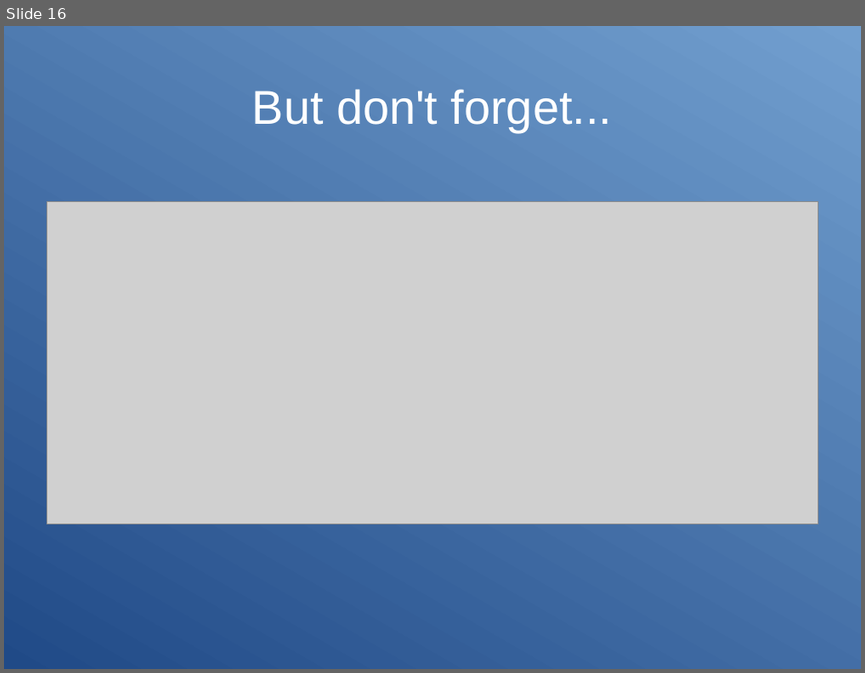
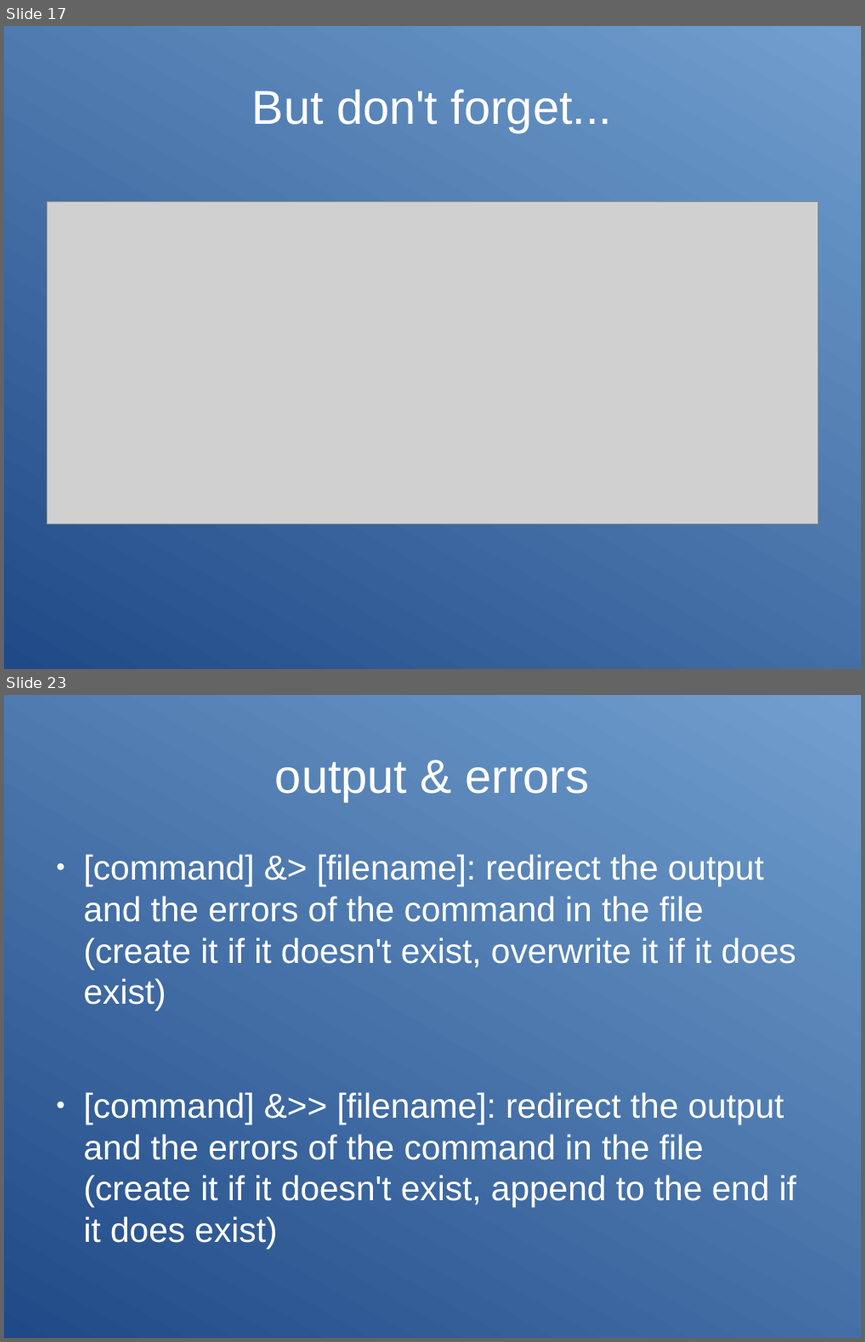
Before and after one commit to Clibre/An-introduction-to-bash, a slide deck: presentation.odp. Shown one above the other, each under a label of ours: slide 16 before the commit, slides 17 and 23 after it; the slides between them are not shown. The pictures are 865x673 and 865x1342 pixels, drawn with LibreOffice and Linux fonts; fonts in the diff are those of the drawing; grey boxes stand for pictures. Boxes give left, top, right and bottom in pixels: in the first picture for what was removed or moved away, otherwise in the second. Text is boxed around its words. In the diff, an @@ line names an element or a change of style, - is before the commit and + after.

Commit message:
ajout de la partie sur les redirections

```diff
--- a/presentation.odp
+++ b/presentation.odp
@@ slide 23 added at [4, 695, 861, 1338], background gradient #204A87 to #729FCF @@
@@ title added at [275, 762, 589, 801], 44 pt, text #FFFFFF @@
+output & errors
@@ text added at [84, 854, 796, 1207], 32 pt, text #FFFFFF @@
+● [command] &> [filename]: redirect the output and the errors of the command in the file (create it if it doesn't exist, overwrite it if it does exist)
+● [command] &>> [filename]: redirect the output and the errors of the command in the file (create it if it doesn't exist, append to the end if it does exist)
@@ what was slide 16 is now slide 17 @@
```
Also in this commit, not shown: 2 slides changed, 8 other slides added, 8 other files.
